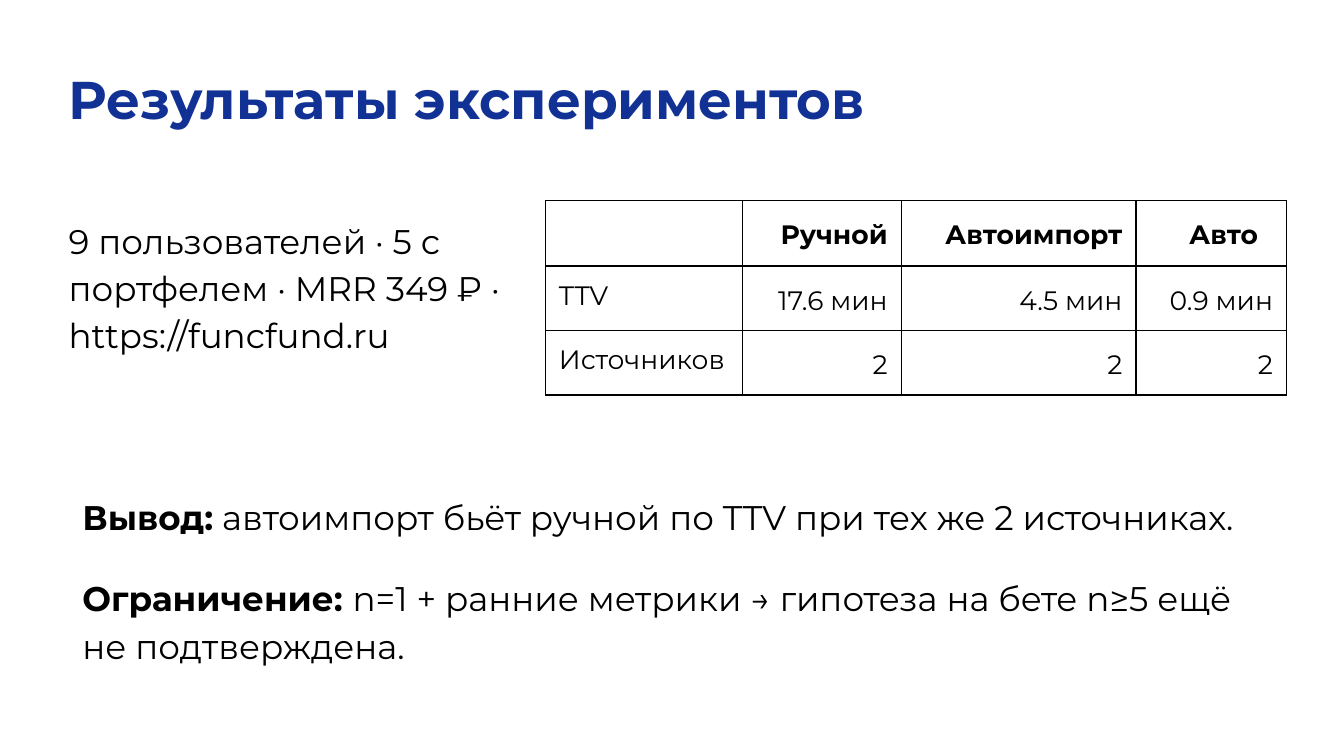
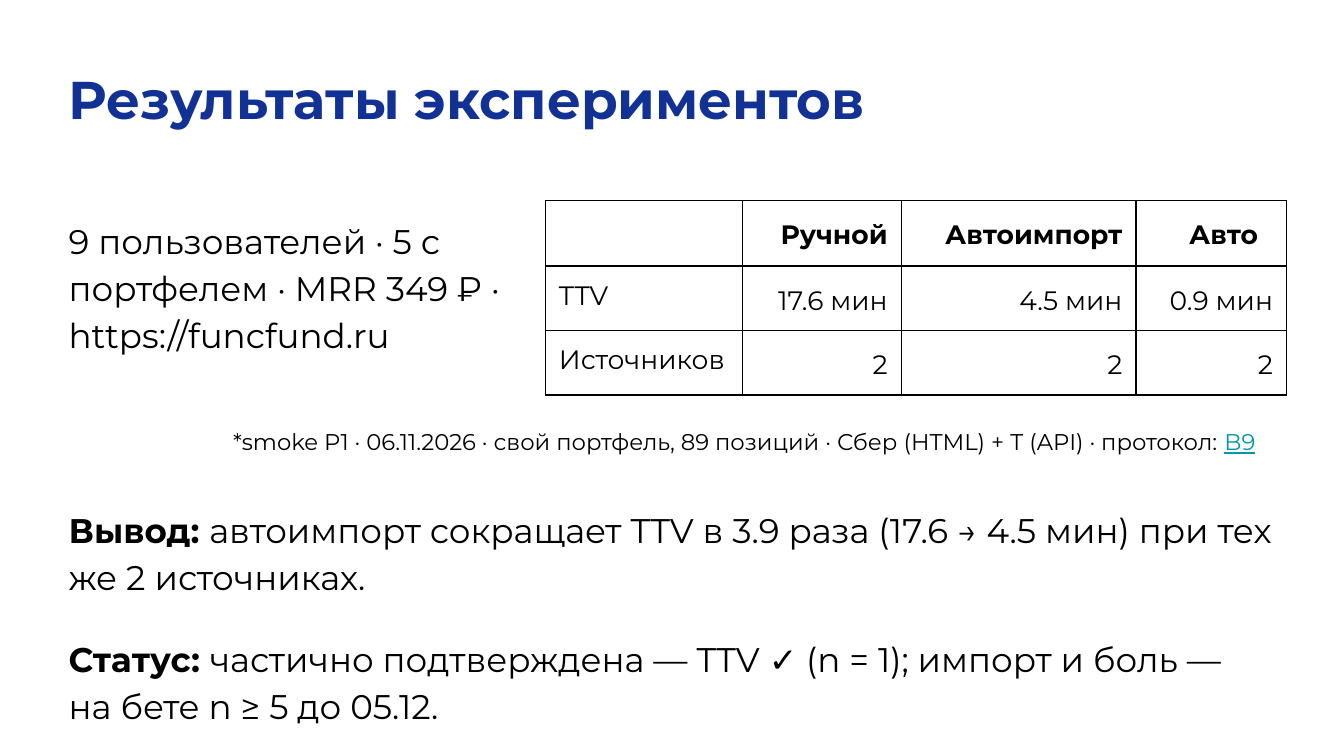
Before and after one commit to funcid/mipt-masters-coursework, a slide deck: slide 8 of 3 semester/FuncFund_ВКРС/I — НИР 3/01 — Финал/FuncFund_индивидуальная_презентация_НИР 3_финал.pptx (slide 7 before the commit). Drawn at 1344x753 pixels with LibreOffice and Linux fonts; fonts in the diff are those of the drawing. Boxes give left, top, right and bottom in pixels: in the first picture for what was removed or moved away, otherwise in the second. Text is boxed around its words. In the diff, an @@ line names an element or a change of style, - is before the commit and + after.

```diff
--- a/3 semester/FuncFund_ВКРС/I — НИР 3/01 — Финал/FuncFund_индивидуальная_презентация_НИР 3_финал.pptx
+++ b/3 semester/FuncFund_ВКРС/I — НИР 3/01 — Финал/FuncFund_индивидуальная_презентация_НИР 3_финал.pptx
@@ text added at [233, 433, 1255, 455], 12 pt, text #000000 @@
+*smoke P1 · 06.11.2026 · свой портфель, 89 позиций · Сбер (HTML) + Т (API) · протокол: B9
@@ text at [69, 517, 1272, 724]: text changed @@
-Вывод: автоимпорт бьёт ручной по TTV при тех же 2 источниках.
-Ограничение: n=1 + ранние метрики → гипотеза на бете n≥5 ещё не подтверждена.
+Вывод: автоимпорт сокращает TTV в 3.9 раза (17.6 → 4.5 мин) при тех же 2 источниках.
+Статус: частично подтверждена — TTV ✓ (n = 1); импорт и боль — на бете n ≥ 5 до 05.12.
```
Also in this commit, not shown: 6 other slides changed, 1 slide added, 8 other files.
